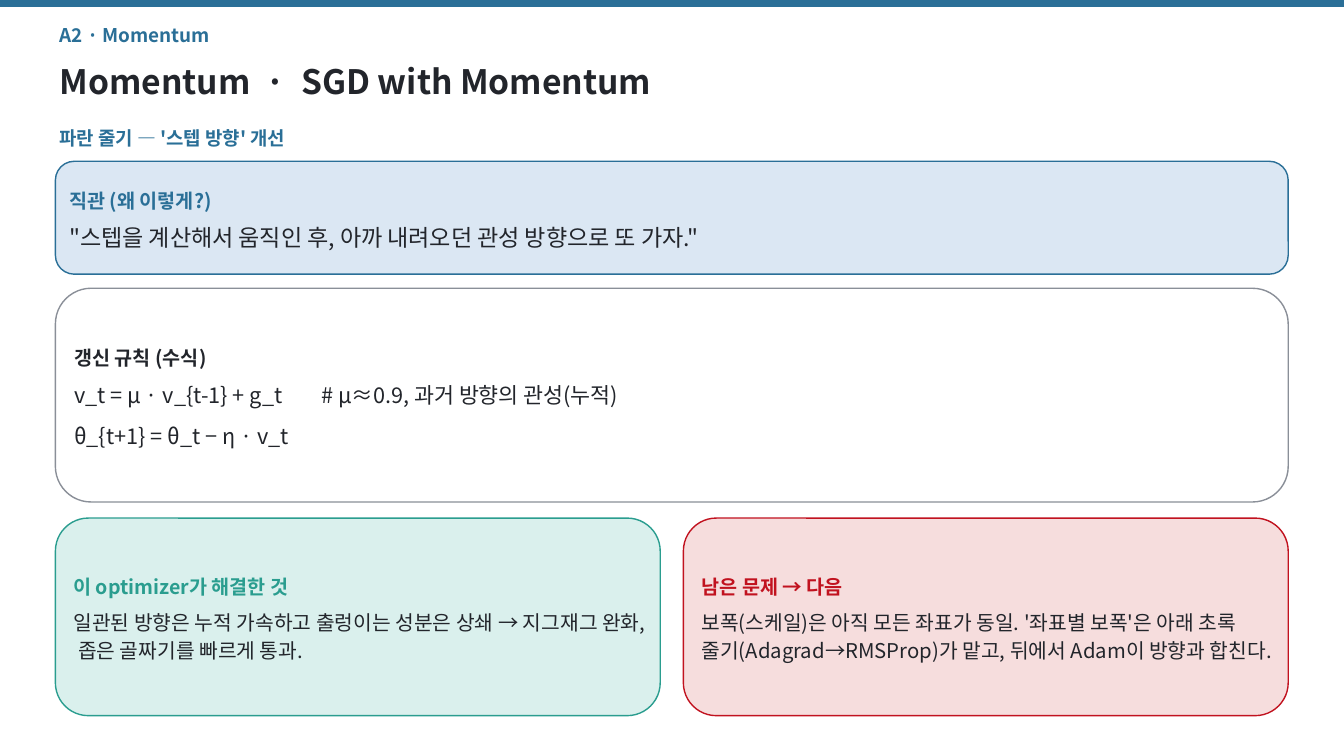
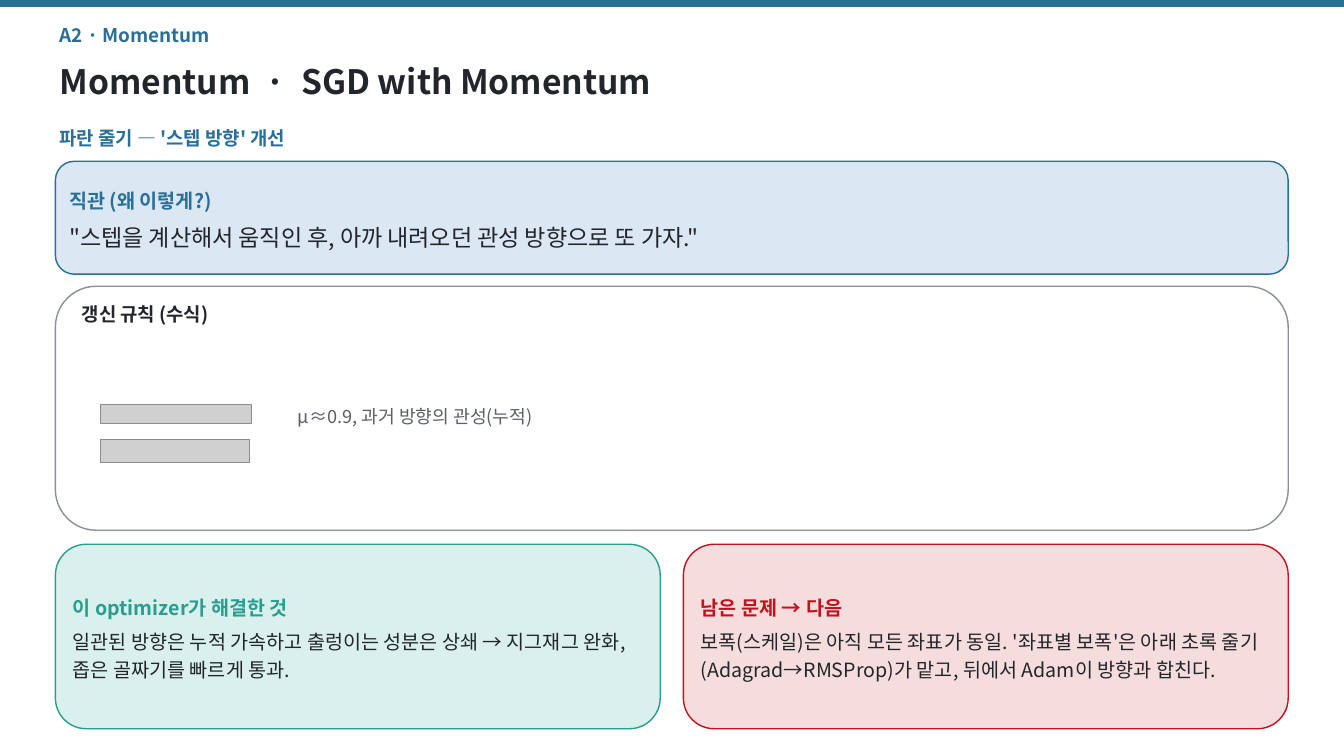
Before and after one commit to jimmylegendary/neural-memory-study, a slide deck: slide 9 of seminar/TTT-seminar.pptx. Drawn at 1344x756 pixels with LibreOffice and Linux fonts; fonts in the diff are those of the drawing; grey boxes stand for pictures. Boxes give left, top, right and bottom in pixels: in the first picture for what was removed or moved away, otherwise in the second. Text is boxed around its words. In the diff, an @@ line names an element or a change of style, - is before the commit and + after.

```diff
--- a/seminar/TTT-seminar.pptx
+++ b/seminar/TTT-seminar.pptx
@@ rounded rectangle: place and size @@
-rounded rectangle at (55,288,1289,502)
+rounded rectangle at (55,286,1289,530)
@@ text added at (82,305,209,325), 13.5 pt, text #22252B, bold @@
+갱신 규칙 (수식)
@@ text in rounded rectangle at (74,348,618,449): text removed @@
-갱신 규칙 (수식)
-v_t = μ · v_{t-1} + g_t # μ≈0.9, 과거 방향의 관성(누적)
-θ_{t+1} = θ_t − η · v_t
@@ picture added at (101,404,251,423) @@
@@ text added at (298,408,532,427), 13 pt, text #5A5F68 @@
+μ≈0.9, 과거 방향의 관성(누적)
@@ picture added at (101,440,250,462) @@
@@ rounded rectangle "이 optimizer가 해결한 것": place and size @@
-rounded rectangle "이 optimizer가 해결한 것" at (55,518,660,716)
+rounded rectangle "이 optimizer가 해결한 것" at (55,544,660,729)
@@ rounded rectangle "남은 문제 → 다음": place and size @@
-rounded rectangle "남은 문제 → 다음" at (684,518,1289,716)
+rounded rectangle "남은 문제 → 다음" at (684,544,1289,729)
@@ text in rounded rectangle at (73,632,626,679): size 14.5 to 14 pt in "일관된 방향은 누적 가속하고 출렁이는 성분은 상쇄 ..." @@
@@ text in rounded rectangle at (701,632,1258,682): size 14.5 to 14 pt @@
```
Also in this commit, not shown: 6 other slides changed, 36 other files.
